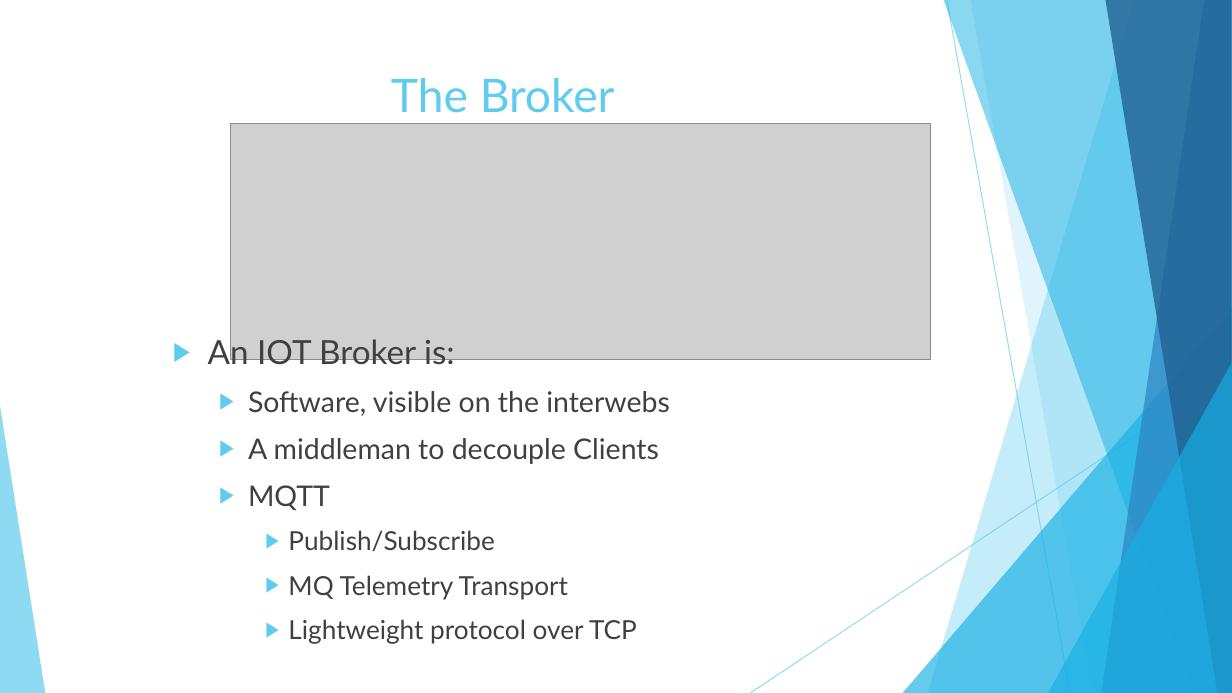
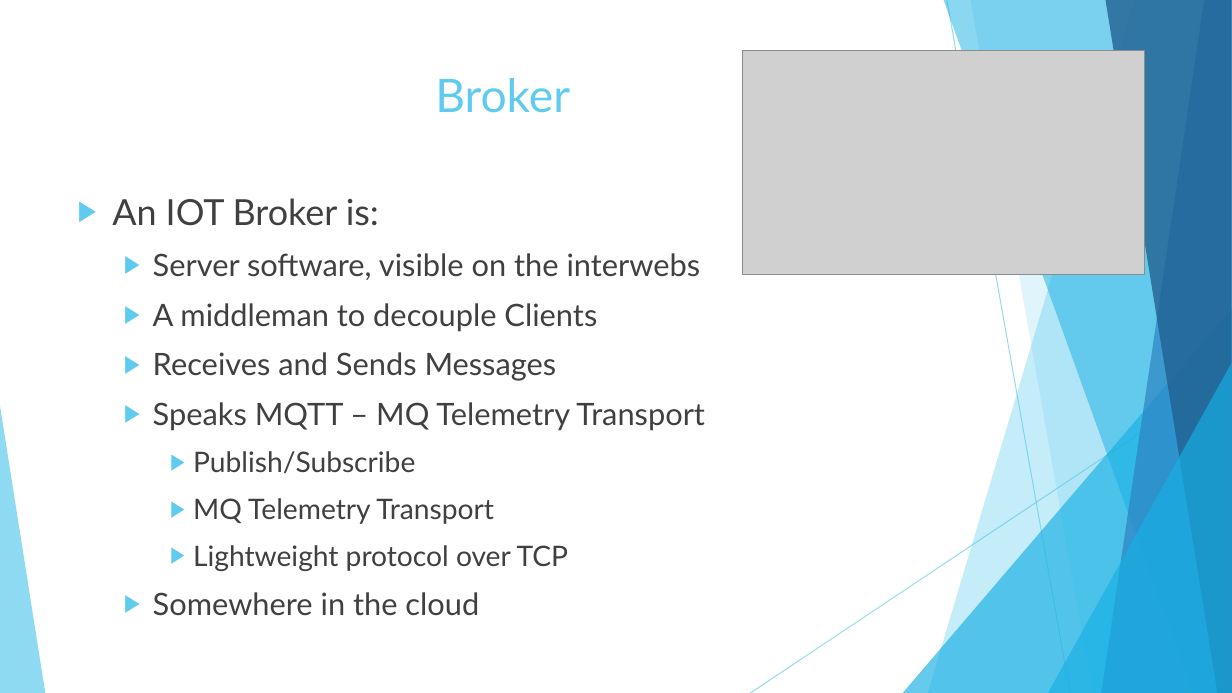
Before and after one commit to dmh2000/iot, a slide deck: slide 3 of IOT.pptx (slide 5 before the commit). Drawn at 1232x693 pixels with LibreOffice and Linux fonts; fonts in the diff are those of the drawing; grey boxes stand for pictures. Boxes give left, top, right and bottom in pixels: in the first picture for what was removed or moved away, otherwise in the second. Text is boxed around its words. In the diff, an @@ line names an element or a change of style, - is before the commit and + after.

```diff
--- a/IOT.pptx
+++ b/IOT.pptx
@@ picture added at <box>743,50,1145,274</box> @@
@@ title at <box>435,78,570,113</box>: text changed @@
-The Broker
+Broker
@@ picture removed at <box>231,124,931,360</box> @@
@@ text "An IOT Broker is:": place and size @@
-text "An IOT Broker is:" at <box>208,335,670,643</box>
+text "An IOT Broker is:" at <box>112,198,705,616</box>
@@ text at <box>112,198,597,571</box>: size 25.9 to 28 pt in "An IOT Broker is:"; size 22.2 to 24 pt in "A middleman to decouple Clients"; size 20.4 to 22 pt in "Publish/Subscribe", "MQ Telemetry Transport", "Lightweight protocol over TCP" @@
@@ text at <box>153,253,701,280</box>: text changed; size 22.2 to 24 pt @@
-  ▶ Software, visible on the interwebs
+  ▶ Server software, visible on the interwebs
@@ text at <box>153,352,705,431</box>: text changed; size 22.2 to 24 pt @@
-  ▶ MQTT
+  ▶ Receives and Sends Messages
+  ▶ Speaks MQTT – MQ Telemetry Transport
@@ text at <box>153,592,479,616</box>: paragraph added @@
+  ▶ Somewhere in the cloud
```
Also in this commit, not shown: 5 other slides changed, 1 slide added, 2 slides removed.
